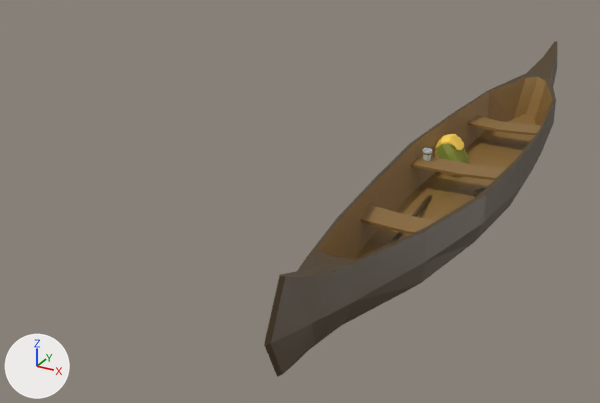
An edit to the FBX model Assets/Models/Miscellaneous/Canoe_Crooked.fbx, drawn before and after from the same camera.
Camera for both pictures: a camera (50 mm lens) standing at (0.0431, -0.1412, 0.0647) and looking at (-0.0285, -0.0111, -0.0004). Lighting does not change. The marker at lower left points along +X, +Y and +Z. Where no turn or scale is listed for an object, it has been applied to the vertices.

Script lines for the objects in view, before the commit:
```python
me_mesh = bpy.data.meshes.new('Mesh')
me_mesh.from_pydata(...)  # 182 vertices, 312 faces; spans x -0.0107..0.0108, y -0.072..0.0723, z -0.0001..0.0183
me_mesh.materials.append(mat_lambert2)  # picture img_coloratlas_jpg
me_mesh_001 = bpy.data.meshes.new('Mesh.001')
me_mesh_001.from_pydata(...)  # 137 vertices, 120 faces; spans x -0.00301..0.00301, y -0.00332..0.00332, z -0.00379..0.00379
me_mesh_001.materials.append(mat_lambert2)  # picture img_coloratlas_jpg
ob_backpack = bpy.data.objects.new('Backpack', me_mesh_001)
ob_backpack.location = (-0.0051, 0.0095, 0.0071)
ob_canoe_crooked = bpy.data.objects.new('Canoe_Crooked', me_mesh)
ob_canoe_crooked.location = (0.0, 0.0, 0.0)
```
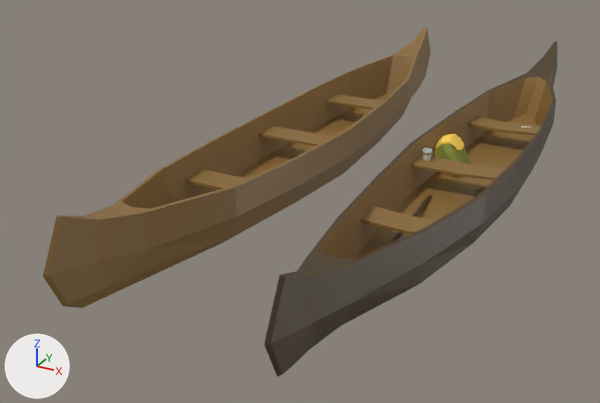
Pixel boxes [x1, y1, x2, y2] of what changed, in the pictures (600 x 403 px):
'Canoe', added (brown)
    after: [43, 27, 431, 308]

What the commit changed:
Mesh me_mesh_005 is new.
It has 184 vertices, 306 faces and spans x -0.0108..0.0108, y -0.0723..0.0723, z -0.0092..0.0092.
It uses material mat_lambert2 (picture img_coloratlas_jpg).
Object 'Canoe' (ob_canoe) is new; it shows me_mesh_005.
Its location is (-0.0339, 0.0, 0.0091).
